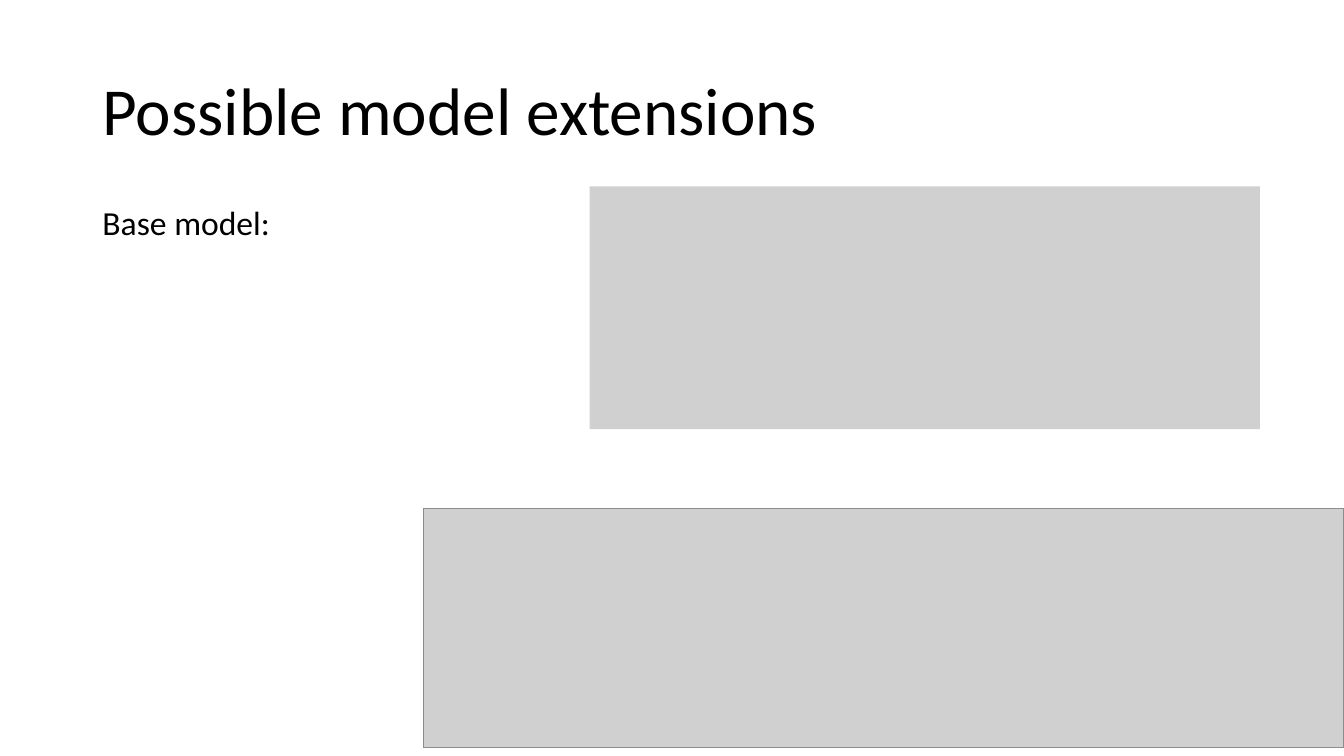
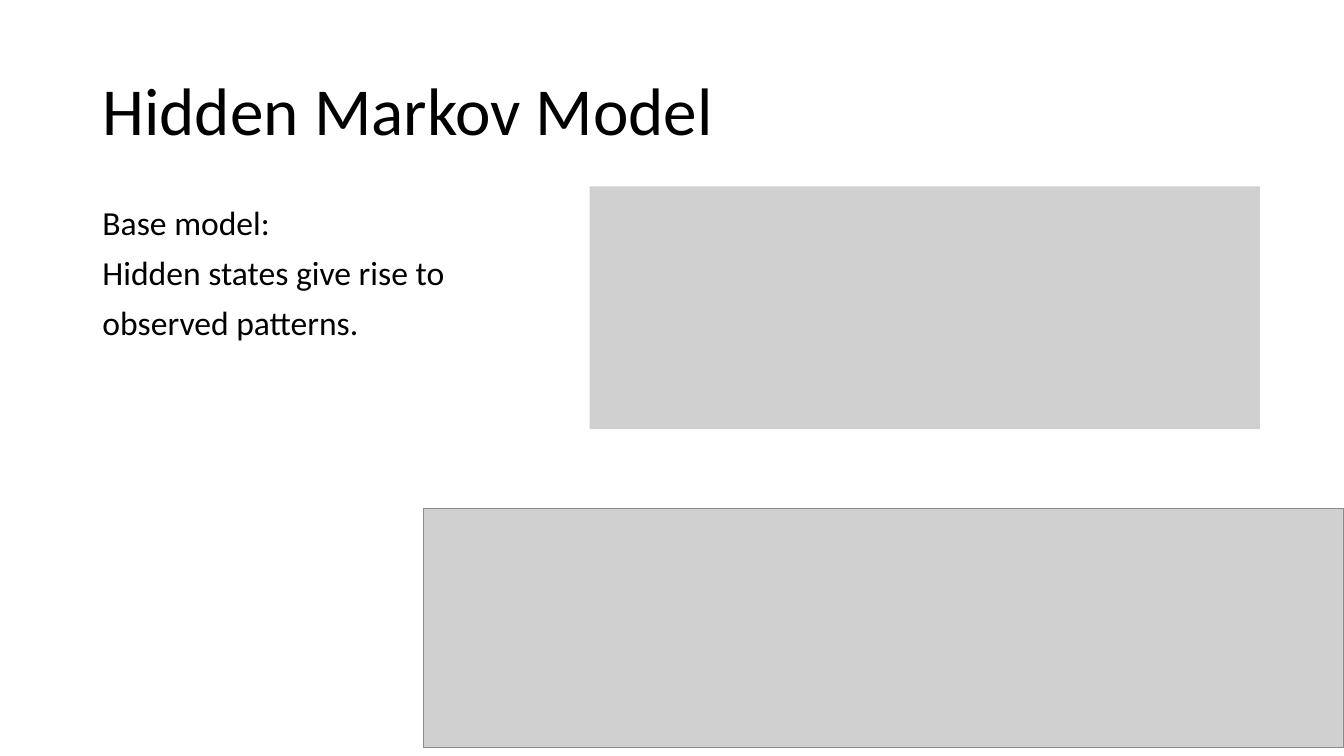
Before and after one commit to kmckee90/HMM_workshop_materials, a slide deck: slide 20 of HMM_decision_tasks.pptx (slide 18 before the commit). Drawn at 1344x756 pixels with LibreOffice and Linux fonts; fonts in the diff are those of the drawing; grey boxes stand for pictures. Boxes give left, top, right and bottom in pixels: in the first picture for what was removed or moved away, otherwise in the second. Text is boxed around its words. In the diff, an @@ line names an element or a change of style, - is before the commit and + after.

```diff
--- a/HMM_decision_tasks.pptx
+++ b/HMM_decision_tasks.pptx
@@ title at <box>102,88,713,136</box>: text changed @@
-Possible model extensions
+Hidden Markov Model
@@ text at <box>102,261,445,341</box>: paragraphs added @@
+Hidden states give rise to
+observed patterns.
```
Also in this commit, not shown: 2 other slides changed, 7 slides added.
